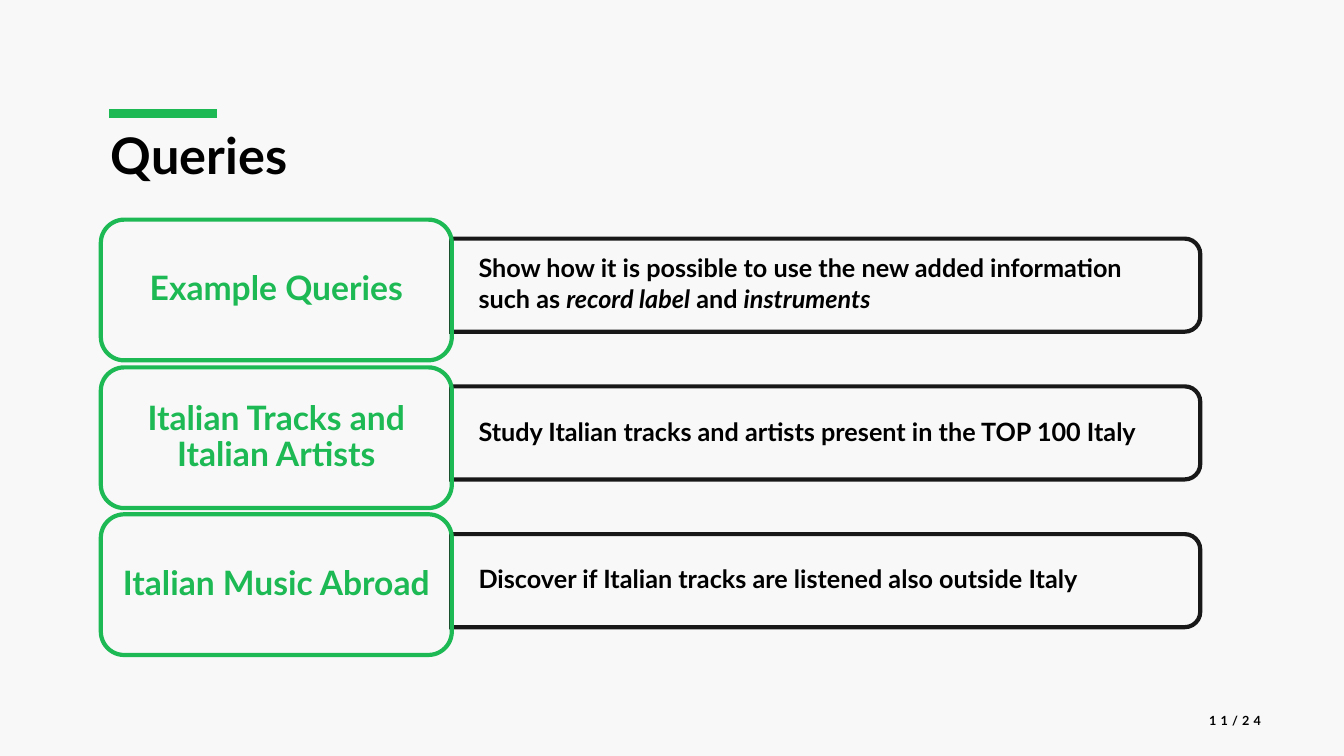
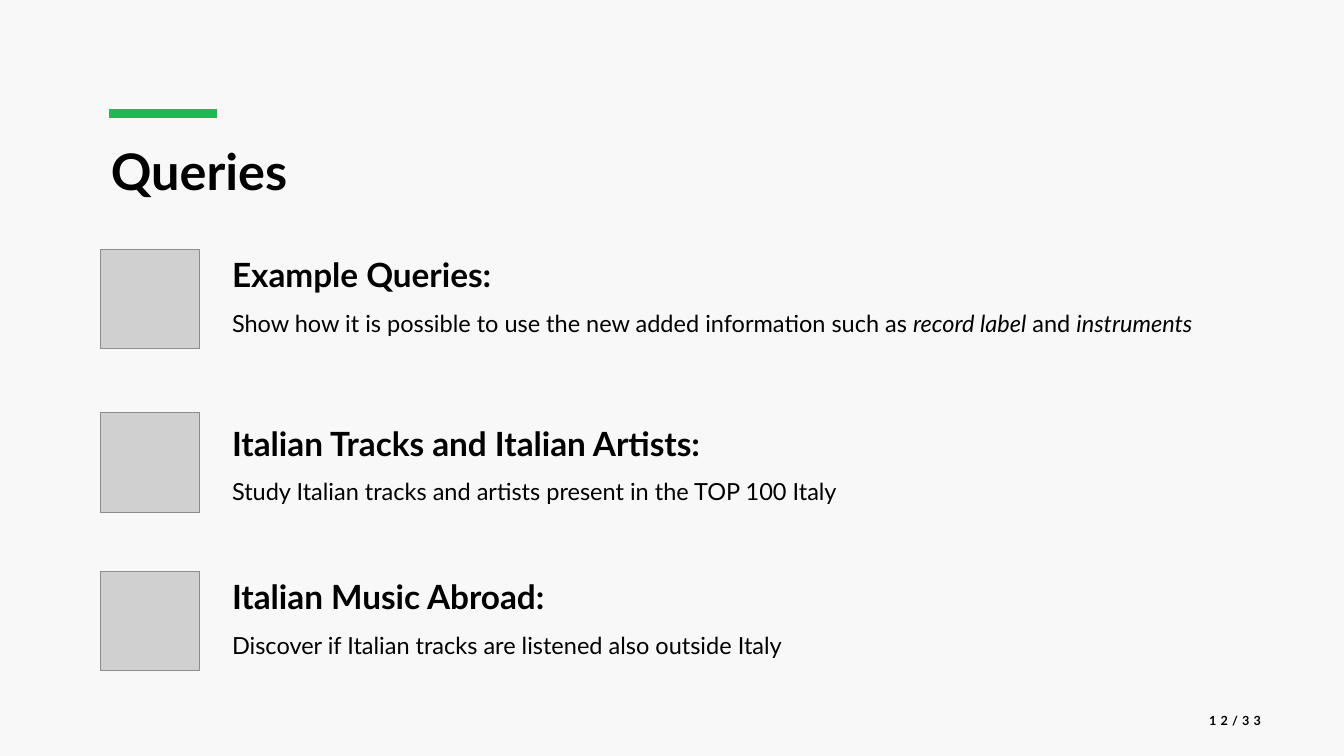
Before and after one commit to luca-martinelli-09/spotify-pg, a slide deck: slide 12 of slides/Spotify_Presentation.pptx (slide 11 before the commit). Drawn at 1344x756 pixels with LibreOffice and Linux fonts; fonts in the diff are those of the drawing; grey boxes stand for pictures. Boxes give left, top, right and bottom in pixels: in the first picture for what was removed or moved away, otherwise in the second. Text is boxed around its words. In the diff, an @@ line names an element or a change of style, - is before the commit and + after.

Commit message:
Update slides

```diff
--- a/slides/Spotify_Presentation.pptx
+++ b/slides/Spotify_Presentation.pptx
@@ title "Queries": place and size @@
-title "Queries" at [111, 136, 287, 181]
+title "Queries" at [111, 152, 287, 197]
@@ picture added at [101, 250, 200, 349] @@
@@ text at [232, 262, 1192, 336]: text changed; size 18 to 16.8 pt; bold off @@
-  Show how it is possible to use the new added information
-  such as record label and instruments
+Example Queries:
+Show how it is possible to use the new added information such as record label and instruments
@@ picture added at [101, 413, 200, 512] @@
@@ vertical alignment middle to top in 3 elements at [232, 262, 1192, 336], [232, 584, 782, 658], [232, 431, 837, 504] @@
@@ text "Italian Tracks and Italian Artists:": place and size @@
-text "Italian Tracks and Italian Artists:" at [479, 422, 1136, 445]
+text "Italian Tracks and Italian Artists:" at [232, 431, 837, 504]
@@ text at [232, 431, 700, 457]: paragraph added @@
+Italian Tracks and Italian Artists:
@@ text at [232, 482, 837, 504]: size 18 to 16.8 pt, bold off in "Study Italian tracks and artists present in ..."; list level 2 to 1 in "Study Italian tracks and artists ..."; line spacing 0.9 to 1 @@
@@ picture added at [101, 572, 200, 670] @@
@@ group removed at [101, 220, 1200, 655]: 3 round same rects, 3 rounded rectangles, 3 texts @@
-Example Queries
-Italian Tracks and Italian Artists
-Italian Music Abroad
@@ text "Italian Music Abroad:": place and size @@
-text "Italian Music Abroad:" at [479, 569, 1078, 593]
+text "Italian Music Abroad:" at [232, 584, 782, 658]
@@ text at [232, 584, 544, 610]: paragraph added @@
+Italian Music Abroad:
@@ text at [232, 636, 782, 658]: size 18 to 16.8 pt, bold off in "Discover if Italian tracks are listened also ..."; list level 2 to 1 in "Discover if Italian tracks are ..."; line spacing 0.9 to 1 @@
@@ page number at [1209, 715, 1261, 726]: text changed @@
-11/24
+12/33
```
Also in this commit, not shown: 19 other slides changed, 4 slides added, 1 slide removed, 23 other files.
